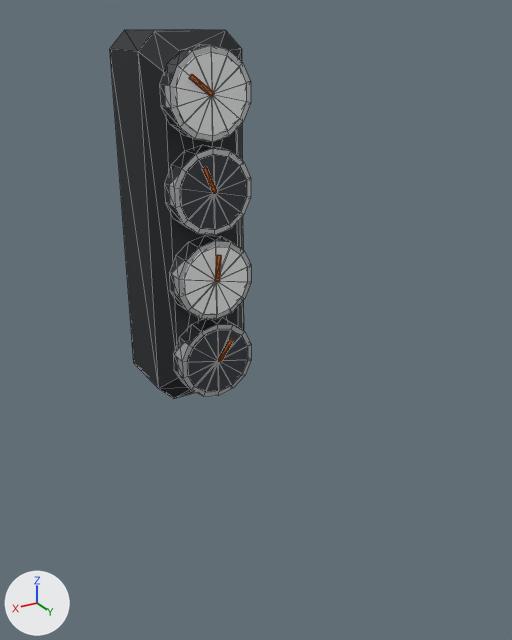
Renders of the glTF model assets/parts/interior/readout/readout_4/kaze_gt.glb from each side of a commit.
Both versions are drawn from a 50 mm lens placed at (0.223, 0.407, 0.277), pointed at (-0.012, 0.015, 0.082). Arrows for +X, +Y and +Z are at lower left; the lights stay in place. The first picture is the older version. Mesh edges are drawn as thin lines. Where no turn or scale is listed for an object, it has been applied to the vertices. Vertices at exactly the same position are counted once.

The first picture shows 'model'.
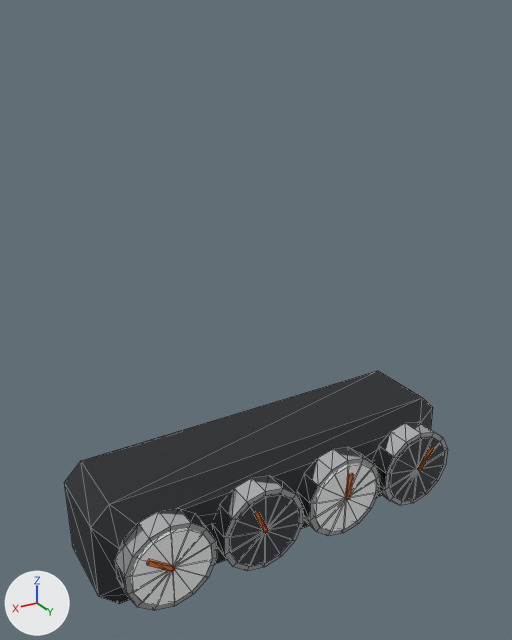
Boxes [x1, y1, x2, y2] around the edits, measured in the pictures (512 x 640 px; the box of a moved part takes in the faces that stretch with it):
```json
{"object": "model", "change": "reshaped, moved", "before": [110, 29, 251, 398], "after": [64, 371, 448, 611], "on screen": "171% wider, 35% shorter"}
{"part": 1, "of": "me_model", "change": "moved or reshaped", "before": [173, 318, 251, 397], "after": [372, 422, 448, 506]}
{"part": 2, "of": "me_model", "change": "moved or reshaped", "before": [169, 235, 251, 319], "after": [297, 447, 380, 536]}
{"part": 3, "of": "me_model", "change": "moved or reshaped", "before": [164, 145, 251, 235], "after": [213, 476, 303, 571]}
{"part": 4, "of": "me_model", "change": "moved or reshaped", "before": [159, 44, 251, 142], "after": [115, 508, 217, 611]}
{"part": 5, "of": "me_model", "change": "moved or reshaped", "before": [187, 329, 248, 392], "after": [389, 437, 444, 502]}
{"part": 6, "of": "me_model", "change": "moved or reshaped", "before": [180, 154, 247, 230], "after": [230, 494, 299, 567]}
{"part": 7, "of": "me_model", "change": "moved or reshaped", "before": [217, 338, 233, 363], "after": [417, 446, 434, 471]}
{"part": 8, "of": "me_model", "change": "moved or reshaped", "before": [215, 255, 221, 282], "after": [345, 473, 354, 500]}
{"part": 9, "of": "me_model", "change": "moved or reshaped", "before": [202, 167, 217, 194], "after": [253, 511, 269, 534]}
{"part": 10, "of": "me_model", "change": "moved or reshaped", "before": [190, 74, 215, 97], "after": [147, 560, 175, 572]}
{"part": 11, "of": "me_model", "change": "moved or reshaped", "before": [184, 246, 247, 315], "after": [315, 464, 376, 532]}
{"part": 12, "of": "me_model", "change": "moved or reshaped", "before": [176, 52, 246, 136], "after": [131, 529, 212, 606]}
{"part": 13, "of": "me_model", "change": "moved or reshaped", "before": [212, 31, 241, 148], "after": [366, 398, 433, 462]}
{"part": 14, "of": "me_model", "change": "moved or reshaped", "before": [205, 49, 244, 331], "on screen": "not visible afterwards"}
{"part": 15, "of": "me_model", "change": "moved or reshaped", "before": [110, 29, 226, 152], "after": [64, 371, 422, 549]}
{"part": 16, "of": "me_model", "change": "moved or reshaped", "before": [110, 49, 205, 398], "after": [65, 484, 382, 604]}
```

Scene script edits in JSON lines:
```json
{"block": "me_model", "where": "# used by ob_model"}
{"op": "remove", "block": "me_model", "code": "me_model.from_pydata(...)  # 306 vertices, 560 faces; spans x -0.038..0.038, y -0.046..0.046, z -0.134..0.134"}
{"op": "add", "block": "me_model", "code": "me_model.from_pydata(...)  # 306 vertices, 560 faces; spans x -0.134..0.134, y -0.046..0.046, z -0.038..0.038"}
{"block": "me_model", "change": "me_model part 1: the loose piece of 30 vertices spanning x -0.029..0.029, y 0.028..0.044, z -0.126..-0.066 is moved by (-0.096, 0.0, 0.096)"}
{"block": "me_model", "change": "me_model part 2: the loose piece of 30 vertices spanning x -0.029..0.029, y 0.028..0.044, z -0.062..-0.002 is moved by (-0.032, 0.0, 0.032)"}
{"block": "me_model", "change": "me_model part 3: the loose piece of 30 vertices spanning x -0.029..0.029, y 0.028..0.044, z 0.002..0.062 is moved by (0.032, 0.0, -0.032)"}
{"block": "me_model", "change": "me_model part 4: the loose piece of 30 vertices spanning x -0.029..0.029, y 0.028..0.044, z 0.066..0.126 is moved by (0.096, 0.0, -0.096)"}
{"block": "me_model", "change": "me_model part 5: the loose piece of 30 vertices spanning x -0.025..0.025, y 0.04..0.045, z -0.122..-0.07 is moved by (-0.096, 0.0, 0.096)"}
{"block": "me_model", "change": "me_model part 6: the loose piece of 30 vertices spanning x -0.025..0.025, y 0.04..0.045, z 0.006..0.058 is moved by (0.032, 0.0, -0.032)"}
{"block": "me_model", "change": "me_model part 7: the loose piece of 8 vertices spanning x -0.012..0.001, y 0.044..0.046, z -0.097..-0.079 is moved by (-0.096, 0.0, 0.096)"}
{"block": "me_model", "change": "me_model part 8: the loose piece of 8 vertices spanning x -0.003..0.001, y 0.044..0.046, z -0.032..-0.012 is moved by (-0.032, 0.0, 0.032)"}
{"block": "me_model", "change": "me_model part 9: the loose piece of 8 vertices spanning x -0.001..0.009, y 0.044..0.046, z 0.031..0.051 is moved by (0.032, 0.0, -0.032)"}
{"block": "me_model", "change": "me_model part 10: the loose piece of 8 vertices spanning x -0.001..0.016, y 0.044..0.046, z 0.095..0.109 is moved by (0.096, 0.0, -0.096)"}
{"block": "me_model", "change": "me_model part 11: the loose piece of 30 vertices spanning x -0.025..0.025, y 0.04..0.045, z -0.058..-0.006 is moved by (-0.032, 0.0, 0.032)"}
{"block": "me_model", "change": "me_model part 12: the loose piece of 30 vertices spanning x -0.025..0.025, y 0.04..0.045, z 0.07..0.122 is moved by (0.096, 0.0, -0.096)"}
{"block": "me_model", "change": "me_model part 13: 8 of the vertices in x -0.038..-0.014, y -0.046..0.029, z 0.11..0.134 are moved by (-0.096, 0.0, -0.096)"}
{"block": "me_model", "change": "me_model part 14: 8 of the vertices in x -0.038..-0.014, y -0.046..0.029, z -0.134..-0.11 are moved by (-0.096, 0.0, 0.096)"}
{"block": "me_model", "change": "me_model part 15: 8 of the vertices in x 0.014..0.038, y -0.046..0.029, z 0.11..0.134 are moved by (0.096, 0.0, -0.096)"}
{"block": "me_model", "change": "me_model part 16: 8 of the vertices in x 0.014..0.038, y -0.046..0.029, z -0.134..-0.11 are moved by (0.096, 0.0, 0.096)"}
{"op": "set", "path": "ob_model.location", "old": "(0.0, -0.0637, 0.134)", "new": "(0.0, 0.0562, -0.022)"}
```
